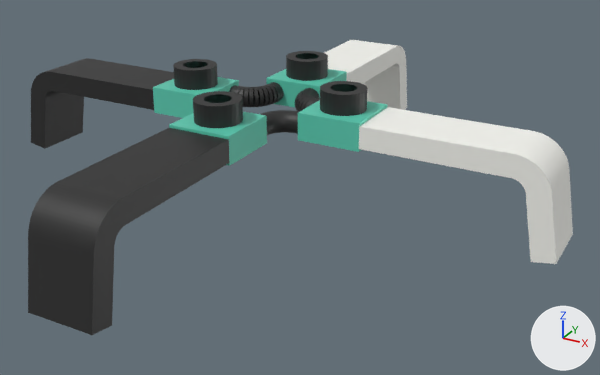
The Blender file Звезда Луки/Звезда Луки.blend: old version first, new version second.
Camera for both pictures: a 50 mm lens placed at (0.0906, -0.1496, 0.0577), pointed at (0.0088, -0.0008, -0.0168). Arrows for +X, +Y and +Z are at lower right; the lights stay in place. The picture after the commit comes second.

Names of what the first picture shows: 'ArmB', 'ArmL', 'ArmR', 'ArmT', 'TealBlock_0', 'TealBlock_1', 'TealBlock_2', 'TealBlock_3', 'Wheel_-0.019_0.000', 'Wheel_0.000_-0.019', 'Wheel_0.000_0.019', 'Wheel_0.019_0.000' and 25 more.
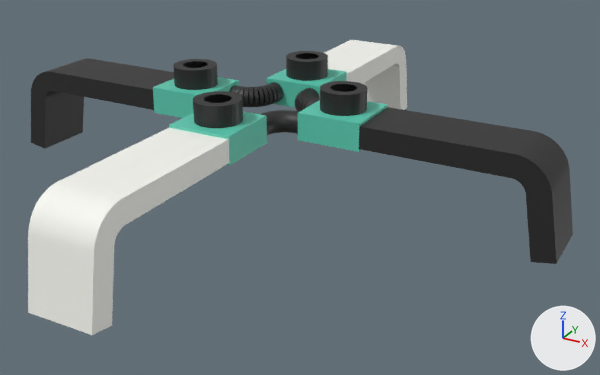
Boxes (x1, y1, x2, y2) around the edits, measured in the pictures (600 x 375 px):
'ArmB', recoloured (black to white): (28, 128, 230, 335) in both
'ArmR', recoloured (white to black): (359, 107, 573, 264) in both

What changed in the scene script:
```text
Change me_armb_003:
    where me_armb_003.from_pydata(...)  # 80 vertices, 78 faces; spans x -0.007..0.007, y -0.0667..-0.0257, z -0.0185..0.0024
    remove me_armb_003.materials.append(mat_black_003)  # black #272727
    add me_armb_003.materials.append(mat_white_003)  # white #f9f9f3
Change me_armr_003:
    where me_armr_003.from_pydata(...)  # 80 vertices, 78 faces; spans x 0.0257..0.0667, y -0.007..0.007, z -0.0185..0.0024
    remove me_armr_003.materials.append(mat_white_003)  # white #f9f9f3
    add me_armr_003.materials.append(mat_black_003)  # black #272727
```
